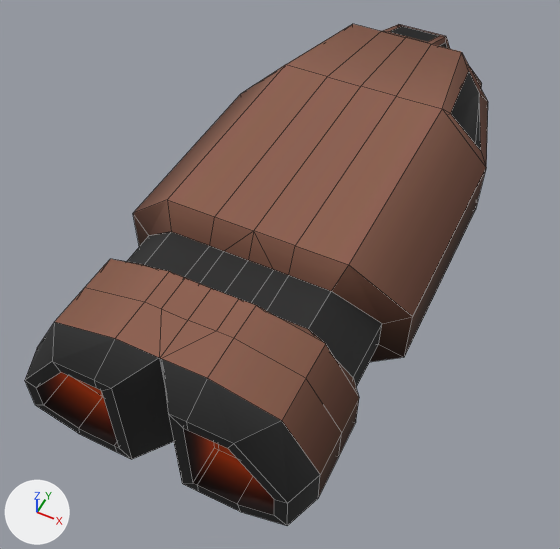
What one commit did to the Blender file game/assets/models/raiders/interceptor.blend.
Both versions are drawn from a 50 mm camera at (1.93, -4.49, 4.69) aimed at (-0.1, -0.43, -0.39). Lighting does not change. The marker at lower left points along +X, +Y and +Z. Mesh edges are drawn as thin lines.

Names of what the first picture shows: 'Hull'.
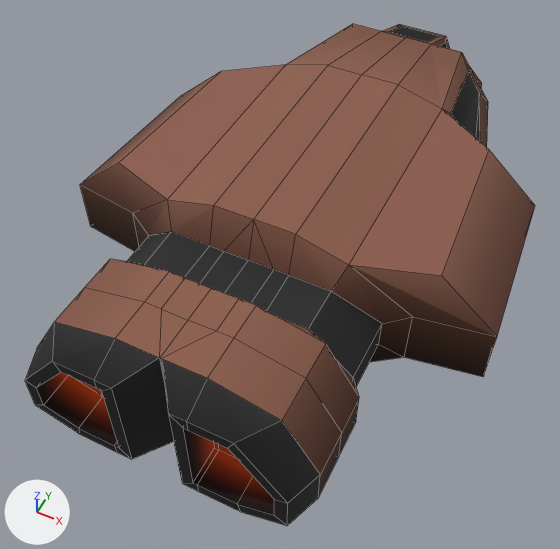
Commit message: Improved interceptor outline.

What differs and where, as boxes [x1, y1, x2, y2] in the pictures (560 x 549 px):
```json
{"object": "Hull", "change": "reshaped", "before": [25, 24, 488, 526], "after": [25, 24, 535, 526], "on screen": "10% wider"}
{"part": 1, "of": "me_cube", "change": "built on", "before": [134, 24, 486, 355], "after": [80, 24, 535, 377]}
```

Edits to the scene script, one JSON object a line:
```json
{"block": "me_cube", "where": "# used by ob_hull; location = (0.0, 0.0, 0.0)"}
{"op": "remove", "block": "me_cube", "code": "me_cube.from_pydata(...)  # 270 vertices, 261 faces; spans x -1.21..1.21, y -2.56..2.8, z -0.39..0.74"}
{"op": "add", "block": "me_cube", "code": "me_cube.from_pydata(...)  # 284 vertices, 275 faces; spans x -1.81..1.81, y -2.56..2.8, z -0.39..0.85"}
{"block": "me_cube", "change": "me_cube part 1"}
{"block": "me_cube", "change": "4 faces are deleted"}
{"block": "me_cube", "change": "6 vertices in x -0.33..0.32, y -1.04..0.96, z 0.73 move by (0.0, 0.0, 0.12)"}
{"block": "me_cube", "change": "14 vertices are added at x -1.81..1.81, y -0.81..0.66, z -0.23..0.69"}
{"block": "me_cube", "change": "18 new faces join them"}
```
